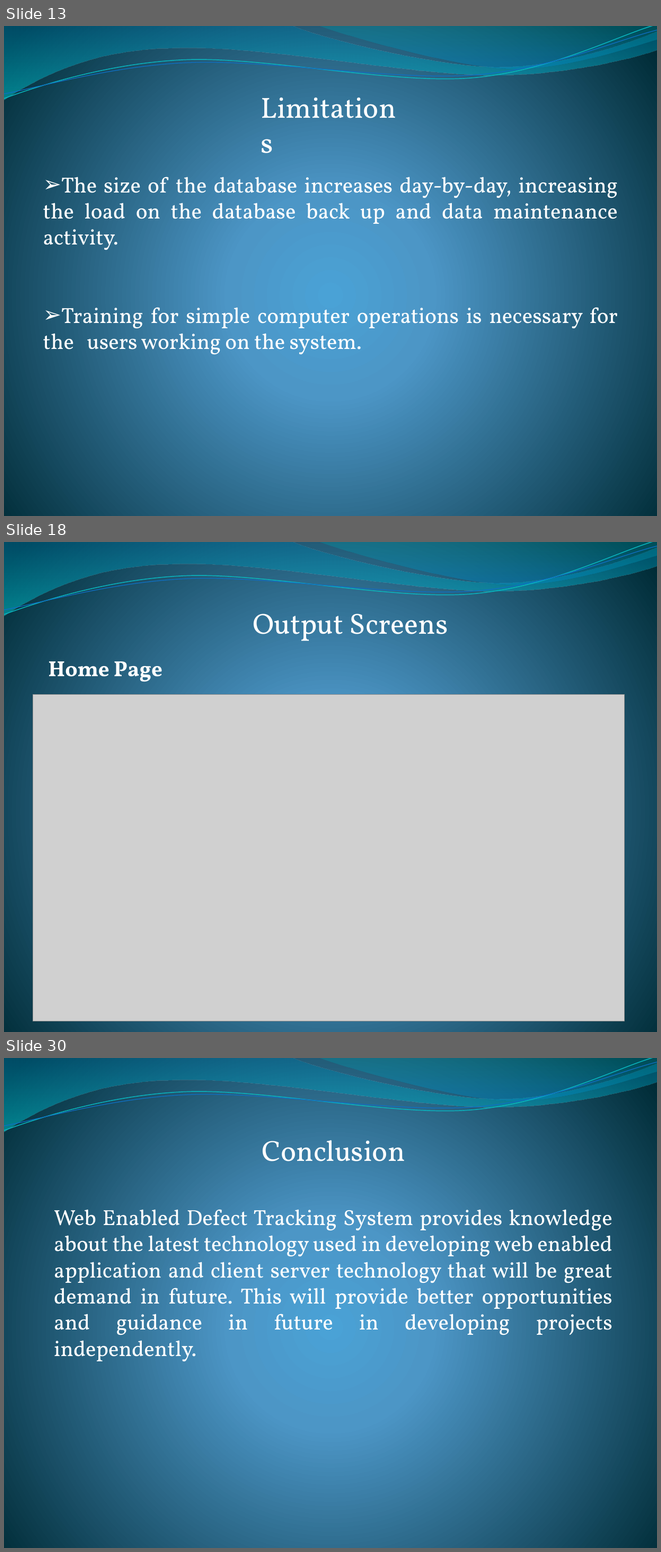
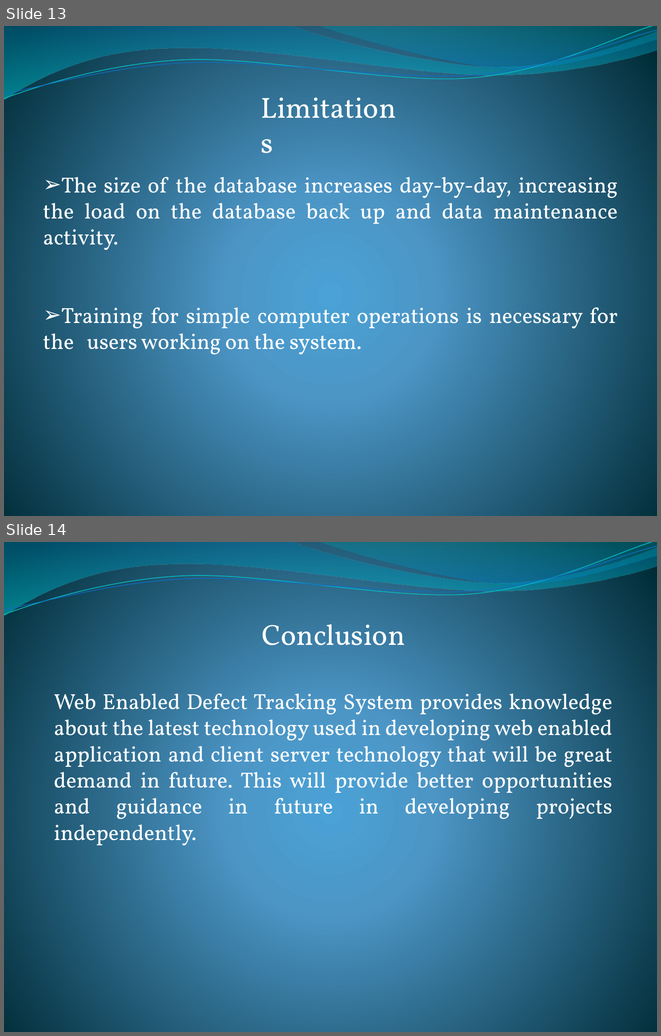
Before and after one commit to ramimhossain12/Bug-Tracking-System, a slide deck: Presentation/DEFECT TRACKING SYSTEM.pptx. Shown one above the other, each under a label of ours: slides 13, 18 and 30 before the commit, slides 13 and 14 after it; the slides between them are not shown. The pictures are 661x1552 and 661x1036 pixels, drawn with LibreOffice and Linux fonts; fonts in the diff are those of the drawing; grey boxes stand for pictures. Boxes give left, top, right and bottom in pixels: in the first picture for what was removed or moved away, otherwise in the second. Text is boxed around its words. In the diff, an @@ line names an element or a change of style, - is before the commit and + after.

```diff
--- a/Presentation/DEFECT TRACKING SYSTEM.pptx
+++ b/Presentation/DEFECT TRACKING SYSTEM.pptx
@@ slide 18 removed at bbox=[4, 542, 657, 1032], background gradient #4AA0D6 to #4C98C7 to #002C38; not listed: 4 template elements that a slide beside it also shows @@
@@ text removed at bbox=[253, 614, 448, 641] @@
-Output Screens
@@ text removed at bbox=[48, 661, 162, 682] @@
-Home Page
@@ picture removed at bbox=[33, 694, 624, 1021] @@
@@ what was slide 30 is now slide 14 @@
```
Also in this commit, not shown: 1 slide changed, 16 other slides removed, 15 other files.
